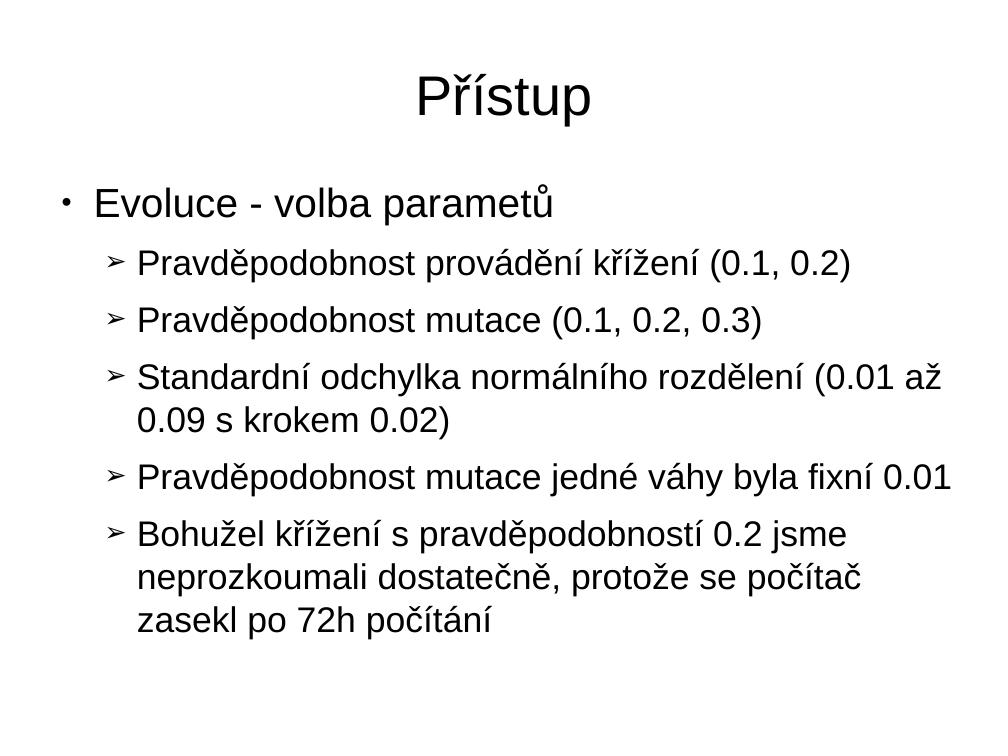
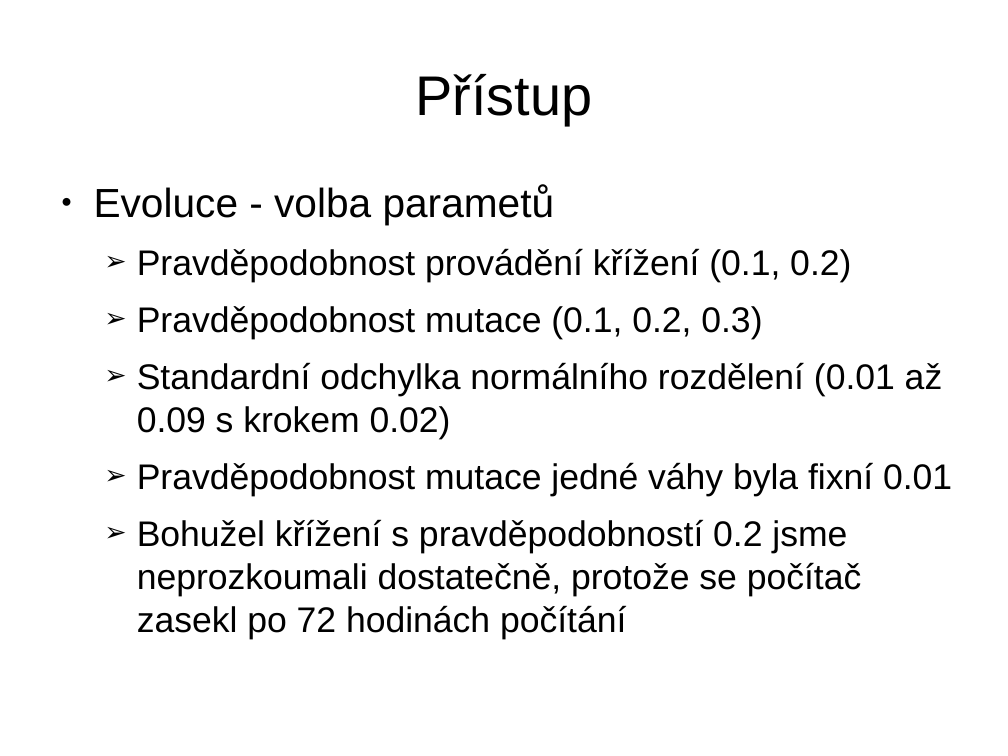
Before and after one commit to hadrava/evolution-stairs, a slide deck: slide 4 of presentation.odp. Drawn at 1008x756 pixels with LibreOffice and Linux fonts; fonts in the diff are those of the drawing. Boxes give left, top, right and bottom in pixels: in the first picture for what was removed or moved away, otherwise in the second. Text is boxed around its words. In the diff, an @@ line names an element or a change of style, - is before the commit and + after.

Commit message:
fixup! Presentation typos

```diff
--- a/presentation.odp
+++ b/presentation.odp
@@ text at <box>137,519,862,633</box>: text changed @@
-  ➢ Bohužel křížení s pravděpodobností 0.2 jsme neprozkoumali dostatečně, protože se počítač zasekl po 72h počítání
+  ➢ Bohužel křížení s pravděpodobností 0.2 jsme neprozkoumali dostatečně, protože se počítač zasekl po 72 hodinách počítání
```
Also in this commit, not shown: 1 other slide changed.
